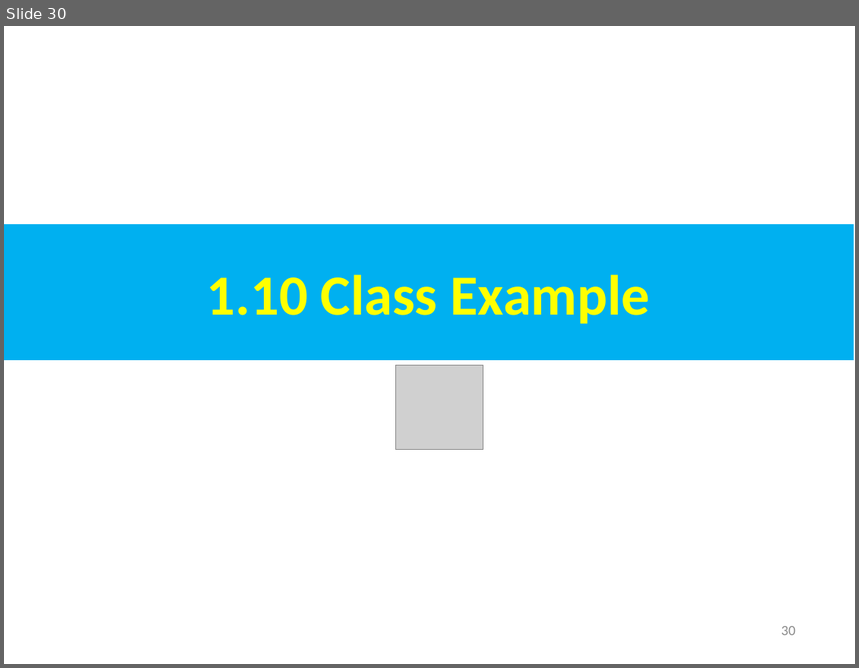
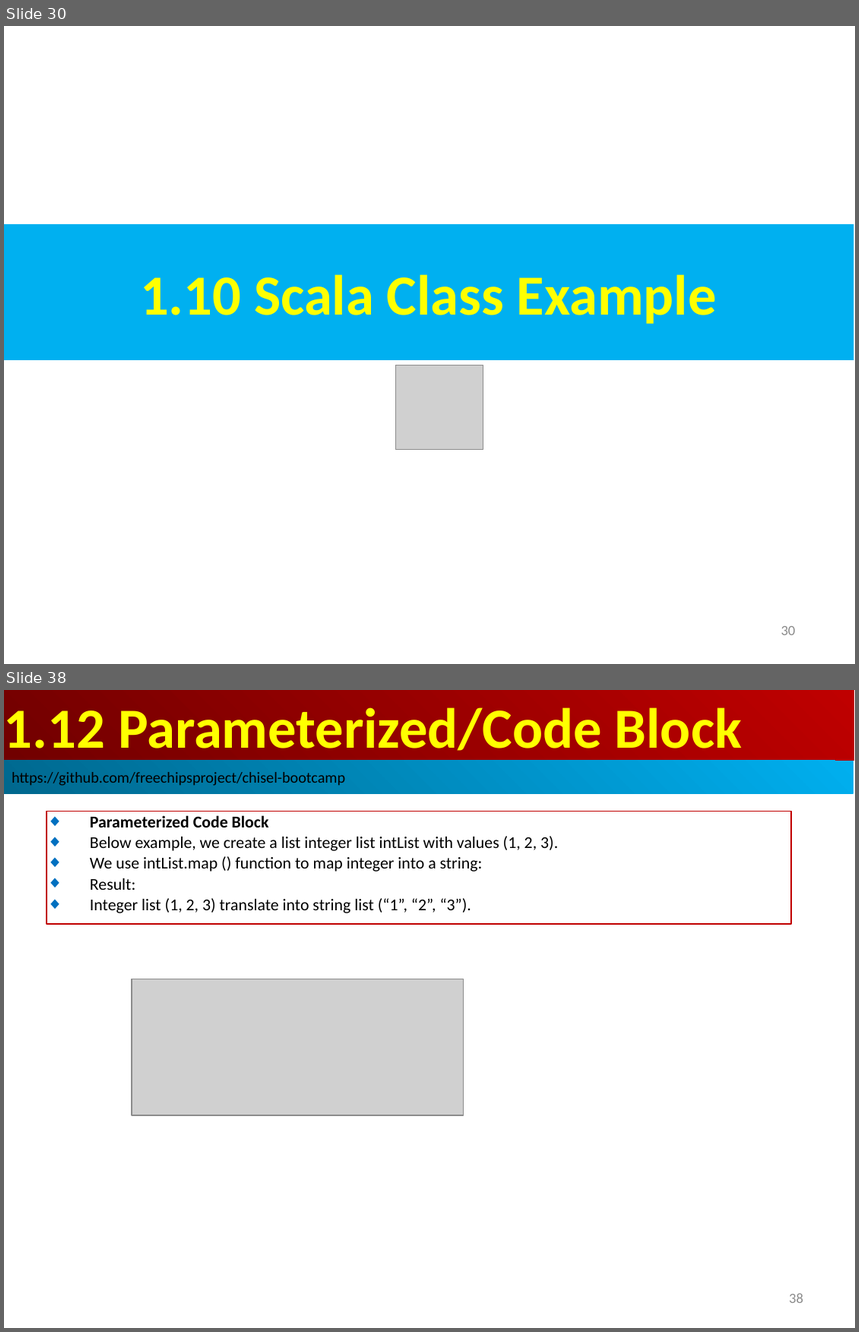
Before and after one commit to peterhchen/AIU_CS800_Chisel, a slide deck: 300_UCB_BC/001_Scala/000_Video/001_Scala.ppt. Shown one above the other, each under a label of ours: slide 30 before the commit, slides 30 and 38 after it; the slides between them are not shown. The pictures are 859x668 and 859x1332 pixels, drawn with LibreOffice and Linux fonts; fonts in the diff are those of the drawing; grey boxes stand for pictures. Boxes give left, top, right and bottom in pixels: in the first picture for what was removed or moved away, otherwise in the second. Text is boxed around its words. In the diff, an @@ line names an element or a change of style, - is before the commit and + after.

```diff
--- a/300_UCB_BC/001_Scala/000_Video/001_Scala.ppt
+++ b/300_UCB_BC/001_Scala/000_Video/001_Scala.ppt
@@ slide 38 added at (4, 690, 855, 1328), background #FFFFFF @@
@@ rectangle added at (4, 690, 854, 761), fill gradient #BF0000 to #710000, 48 pt, text #FFFF00, bold @@
+1.12 Parameterized/Code Block
@@ rectangle added at (4, 761, 854, 794), fill gradient #00AFEF to #00688E, 13 pt, text #000000 @@
+https://github.com/freechipsproject/chisel-bootcamp
@@ rectangle added at (47, 811, 791, 924), outline #C00000 0.74 pt, 14 pt, text #000000 @@
+◆ Parameterized Code Block
+◆ Below example, we create a list integer list intList with values (1, 2, 3).
+◆ We use intList.map () function to map integer into a string:
+◆ Result:
+◆ Integer list (1, 2, 3) translate into string list (“1”, “2”, “3”).
@@ picture added at (132, 980, 464, 1116) @@
@@ page number added at (789, 1293, 804, 1303), 12 pt, text #8B8B8B @@
+38
@@ slide 30 changed as well @@
@@ text in rectangle at (140, 275, 717, 324): text changed @@
-1.10 Class Example
+1.10 Scala Class Example
```
Also in this commit, not shown: 4 other slides changed, 8 other slides added.
